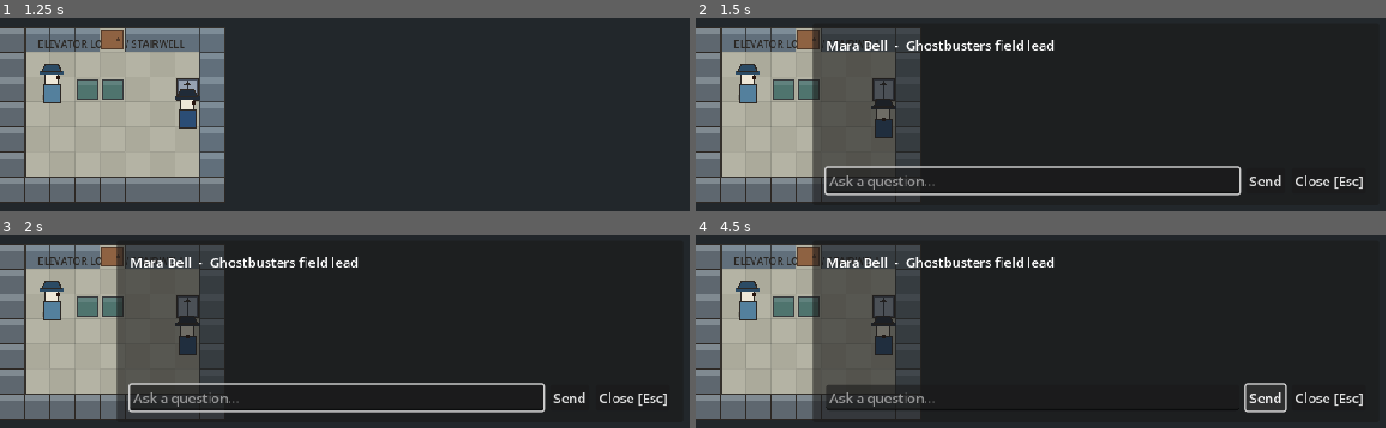
Above: before the commit, frames 1-4 (two rows, left to right).
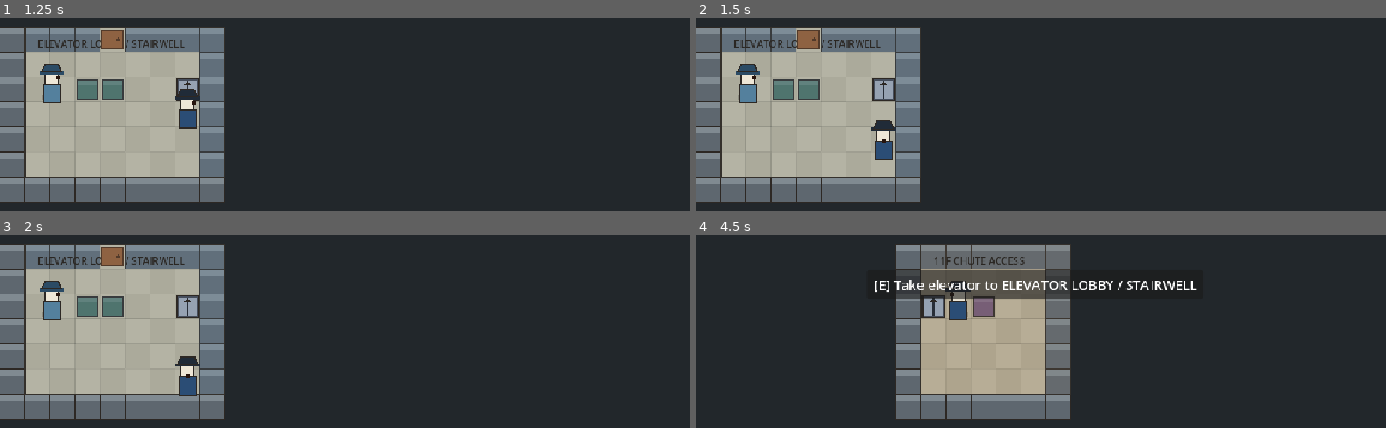
Above: after the commit, the same moments.

Repository: grand-cat-unknown/fred-the-detective
Game: Godot game, scene res://scenes/main.tscn
Two runs of this game, one before a commit and one after it. Both use one fixed random seed, a clock stepped at 60 frames per second and the inputs below.
Inputs (mouse positions are in pixels of both pictures, inside the frame that each line leads up to):
- Up to frame 1 (1.25 s): tap Enter at 0.5 s; hold Right (ui_right) from 0.53 s (still down); hold E (interact) from 0.53 s (still down)
- Up to frame 2 (1.5 s): tap Space at 1.25 s; release Right (ui_right) at 1.28 s; release E (interact) at 1.28 s; hold Down (ui_down) from 1.28 s (still down); tap E (interact) at 1.35 s
- Up to frame 3 (2 s): keep holding Down (ui_down)
- Up to frame 4 (4.5 s): release Down (ui_down) at 2 s; click (1268, 397) at 2 s, where only the run before the commit has a clickable "Send"; tap Enter at 2.75 s; hold Right (ui_right) 2.78-3.53 s; hold E (interact) 2.78-3.53 s; hold Up (ui_up) 3.53-4.28 s; tap E (interact) at 3.6 s; hold Left (ui_left) from 4.28 s (still down); hold E (interact) from 4.28 s (still down)

Frame 1 is identical in both runs. In frame 2, 16% of the frame differs, in the area x 16-97%, y 5-96%; in frame 3, 16%; in frame 4, 45%, in the area x 0-97%, y 5-96%.

Commit message:
Soemthing changed?

Diff:
--- a/scripts/world/world_view.gd
+++ b/scripts/world/world_view.gd
@@ -275,16 +275,19 @@
 	for npc in _npc_nodes:
 		var suspect := case_data.suspect_by_id(npc.entity_id)
 		if suspect != null:
+			suspect.position = npc.position
 			npc.configure(suspect)
 
 	for clue_marker in _clue_markers:
 		var clue := case_data.clue_by_id(clue_marker.entity_id)
 		if clue != null:
+			clue.position = clue_marker.position
 			clue_marker.configure(clue)
 
 	for door_node in _door_nodes:
 		var door := _find_door(door_node.room_a, door_node.room_b)
 		if door != null:
+			door.tile = _node_to_tile(door_node.position)
 			door_node.configure(door)
 
 	for elevator_node in _elevator_nodes:
@@ -293,6 +296,13 @@
 			elevator_node.configure(elevator)
 
 	refresh()
+
+
+func _node_to_tile(world_position: Vector2) -> Vector2i:
+	return Vector2i(
+		roundi(world_position.x / TileMap2D.TILE_SIZE),
+		roundi(world_position.y / TileMap2D.TILE_SIZE),
+	)
 
 
 func _find_door(a: StringName, b: StringName) -> DoorData:
Not shown, changed: public/index.html
Not shown, changed: public/index.pck
